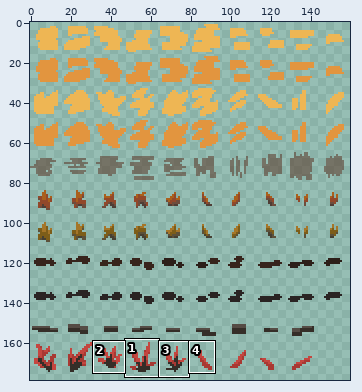
File history of a sprite sheet, sprites/tilesets/blob_tiles.png. The first picture is a wide view before the edit; the outline marks the close-up.
Close-up. Before the edit:
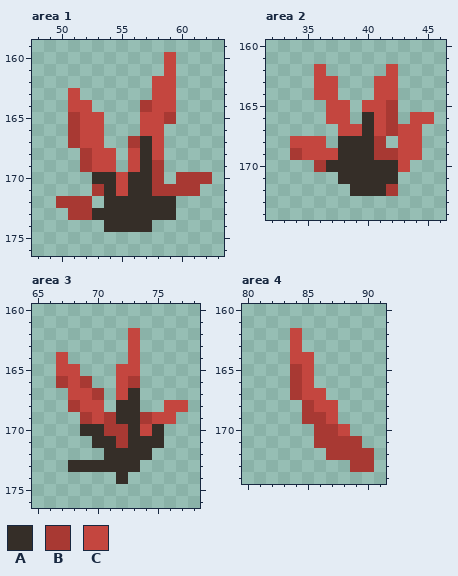
The file is 160x320 pixels. Colours within 5 levels of each other are drawn and written as one. Shown: area 1: x 48..63, y 159..176; area 2: x 32..46, y 160..174; area 3: x 65..78, y 160..176; area 4: x 80..91, y 160..174. The wide view leaves out empty margins. The commit also changed other parts of the picture, which this record leaves out.
Palette (. is transparent): A #352e28  B #a83933  C #c4463f
And afterwards:
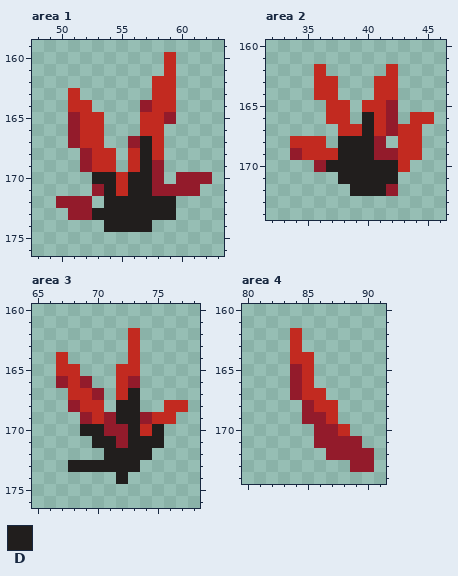
Colours new in this view: D #211e1d
Change:
Colour B changes from #a83933 to #931b2b.
Colour C changes from #c4463f to #c22a20.
Area 1:
The edit turns colour A into colour D in rows 167 to 169 at x 57; in row 170 at x 53 to 54 and 56 to 57; in row 171 at x 54 and 56 to 57; in row 172 at x 54 to 59; in row 173 at x 53 to 59; in row 174 at x 54 to 57.
Area 2:
The edit turns colour A into colour D in rows 166 to 167 at x 40; in rows 168 to 169 at x 38 to 40; in row 170 at x 37 to 42; in row 171 at x 38 to 42; in row 172 at x 39 to 41.
Area 3:
The edit turns colour A into colour D in row 167 at x 73; in rows 168 to 169 at x 72 to 73; in row 170 at x 69 to 70, 73 and 75; in row 171 at x 70 to 71 and 73 to 75; in row 172 at x 71 to 74; in row 173 at x 68 to 73.
The edit turns colour A into colour D in row 174 at x 72.
Where, in picture pixels (left, top, right, bottom), the same in both close-ups:
changed: (56, 52, 212, 232)
changed: (290, 64, 434, 196)
changed: (56, 328, 188, 484)
changed: (290, 328, 374, 472)
